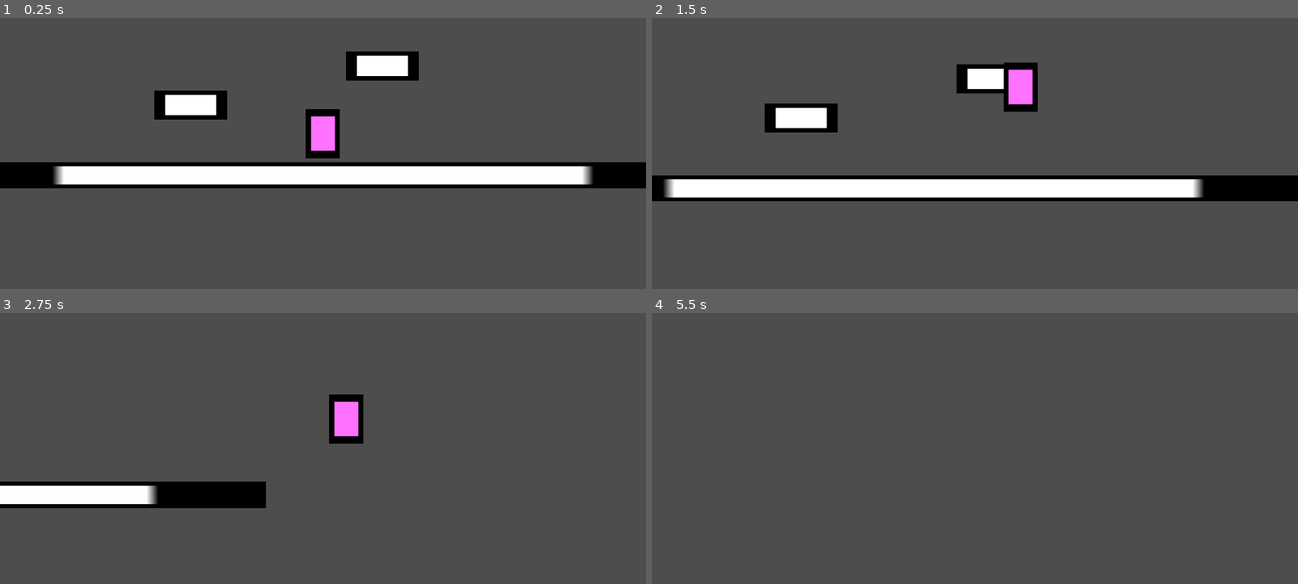
Above: before the commit, frames 1-4 (two rows, left to right).
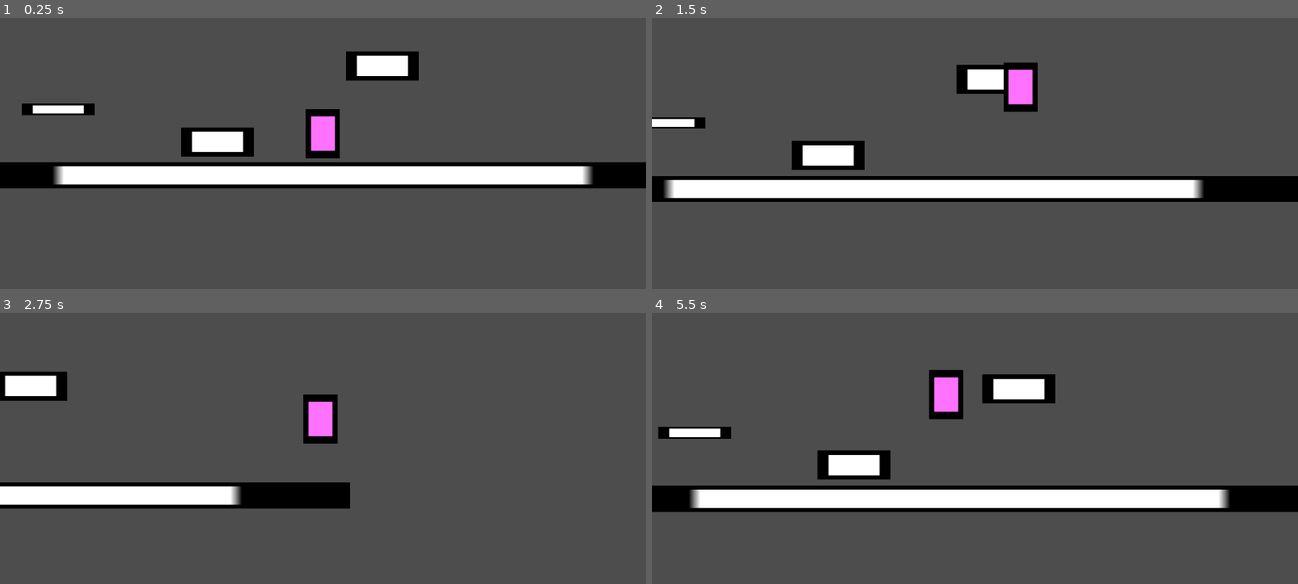
Above: after the commit, the same moments.

Repository: eumppe/MapleStory-Physics
Game: Godot game, scene res://Scenes/test_scene.tscn
Two runs of this game, one before a commit and one after it. Both use one fixed random seed, a clock stepped at 60 frames per second and the inputs below.
Inputs:
- Up to frame 1 (0.25 s): no input
- Up to frame 2 (1.5 s): hold F (jump) 0.53-1.28 s; hold Right (key_right) from 0.53 s (still down); tap F (jump) at 1.35 s
- Up to frame 3 (2.75 s): tap F (jump) at 1.52, 1.82 s; release Right (key_right) at 2.03 s; hold Left (key_left) from 2.03 s (still down); hold F (jump) from 2.03 s (still down)
- Up to frame 4 (5.5 s): release Left (key_left) at 2.78 s; release F (jump) at 2.78 s; hold Right (key_right) 2.78-4.28 s; tap F (jump) at 2.85, 3.02, 3.32, 4.35, 4.52, 4.82 s; hold F (jump) 3.53-4.28 s; hold Left (key_left) 4.28-5.03 s; hold Right (key_right) from 5.03 s (still down); hold F (jump) from 5.03 s (still down)

The runs differ from the first frame. In frame 1, 2.9% of the frame differs, in the area x 3-40%, y 26-52%; in frame 2, 4.4%; in frame 3, 5.5%; in frame 4, 14%, in the area x 0-100%, y 20-74%.

Commit message:
하향점프 버그 해결

Diff:
--- a/Scenes/player.tscn
+++ b/Scenes/player.tscn
@@ -15,7 +15,9 @@
 }]
 
 [sub_resource type="RectangleShape2D" id="RectangleShape2D_cvnsp"]
-size = Vector2(46, 88)
+size = Vector2(46, 89)
+
+[sub_resource type="RectangleShape2D" id="RectangleShape2D_6t5aa"]
 
 [node name="Player" type="CharacterBody2D"]
 collision_layer = 2
@@ -29,7 +31,12 @@
 sprite_frames = SubResource("SpriteFrames_ia1lp")
 
 [node name="CollisionShape2D" type="CollisionShape2D" parent="."]
+z_index = 1
+position = Vector2(0, 0.5)
 shape = SubResource("RectangleShape2D_cvnsp")
 
-[node name="GroundScanner" type="RayCast2D" parent="."]
-target_position = Vector2(0, 45)
+[node name="GroundScanner" type="ShapeCast2D" parent="."]
+z_index = 2
+scale = Vector2(2.31, 2.31)
+shape = SubResource("RectangleShape2D_6t5aa")
+target_position = Vector2(0, 9.956711)
--- a/Scenes/test_scene.tscn
+++ b/Scenes/test_scene.tscn
@@ -1,7 +1,9 @@
-[gd_scene load_steps=3 format=3 uid="uid://celk5pppwu2dg"]
+[gd_scene load_steps=4 format=3 uid="uid://celk5pppwu2dg"]
 
 [ext_resource type="PackedScene" uid="uid://d4itgiv7b081u" path="res://Scenes/player.tscn" id="1_3dogw"]
 [ext_resource type="PackedScene" uid="uid://coglbt6idslky" path="res://Scenes/ground.tscn" id="2_r5l72"]
+
+[sub_resource type="WorldBoundaryShape2D" id="WorldBoundaryShape2D_r5l72"]
 
 [node name="TestScene" type="Node2D"]
 
@@ -13,12 +15,29 @@
 
 [node name="Node" type="Node" parent="."]
 
+[node name="Ground4" parent="Node" instance=ExtResource("2_r5l72")]
+position = Vector2(-472, 28.000076)
+scale = Vector2(1, 0.16000137)
+
 [node name="Ground" parent="Node" instance=ExtResource("2_r5l72")]
 position = Vector2(106, -50)
 
 [node name="Ground2" parent="Node" instance=ExtResource("2_r5l72")]
 position = Vector2(0, 145.99998)
 scale = Vector2(-10.384, 0.359)
+down_jumpable = false
 
 [node name="Ground3" parent="Node" instance=ExtResource("2_r5l72")]
-position = Vector2(-236, 20.00003)
+position = Vector2(-188, 85.99999)
+
+[node name="StaticBody2D" type="StaticBody2D" parent="Node"]
+
+[node name="CollisionShape2D" type="CollisionShape2D" parent="Node/StaticBody2D"]
+position = Vector2(-677, 47)
+rotation = 1.5707964
+shape = SubResource("WorldBoundaryShape2D_r5l72")
+
+[node name="CollisionShape2D2" type="CollisionShape2D" parent="Node/StaticBody2D"]
+position = Vector2(672, 40)
+rotation = -1.5707964
+shape = SubResource("WorldBoundaryShape2D_r5l72")
--- a/Scripts/ground.gd
+++ b/Scripts/ground.gd
@@ -1,11 +1,13 @@
 extends StaticBody2D
 
+@export var down_jumpable : bool = true
+
 func ground_jump():
+	if not down_jumpable:
+		return
 	set_collision_mask_value(2, false)
 	set_collision_layer_value(1, false)
-	print("asd")
 
 func revert_mask():
 	set_collision_mask_value(2, true)
 	set_collision_layer_value(1, true)
-	print("qweqwe")
--- a/Scripts/player.gd
+++ b/Scripts/player.gd
@@ -13,7 +13,8 @@
 const GROUND_FRICTION : float = 0.9
 const AIR_FRICTION : float = 0.05
 
-@onready var ground_scanner: RayCast2D = $GroundScanner
+@onready var ground_scanner: ShapeCast2D = $GroundScanner
+
 
 func get_friction() -> float:
 	if is_on_floor():
@@ -80,7 +81,7 @@
 		# Handle jump.
 		if Input.is_action_pressed("jump"):
 			if Input.is_action_pressed("key_down"):
-				var ground = ground_scanner.get_collider()
+				var ground = ground_scanner.get_collider(0)
 				ground.ground_jump()
 				down_jump_ended.connect(ground.revert_mask)
 			else:
Not shown: 1 places in Scenes/player.tscn that only renumber resources
